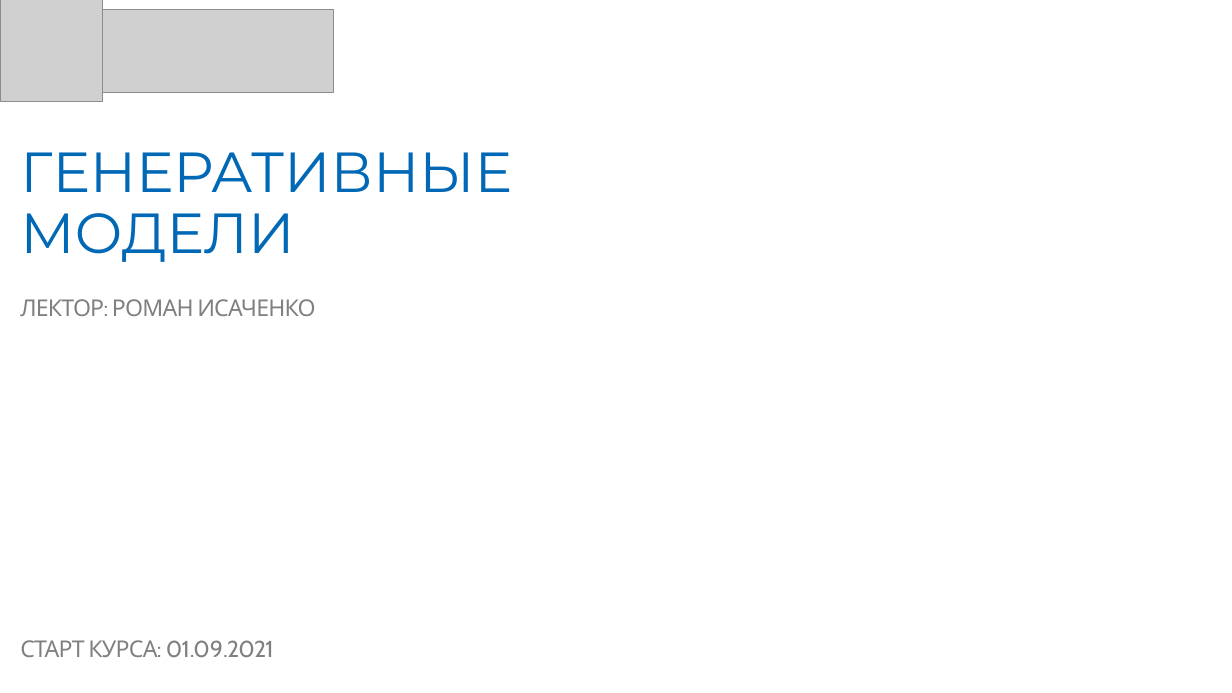
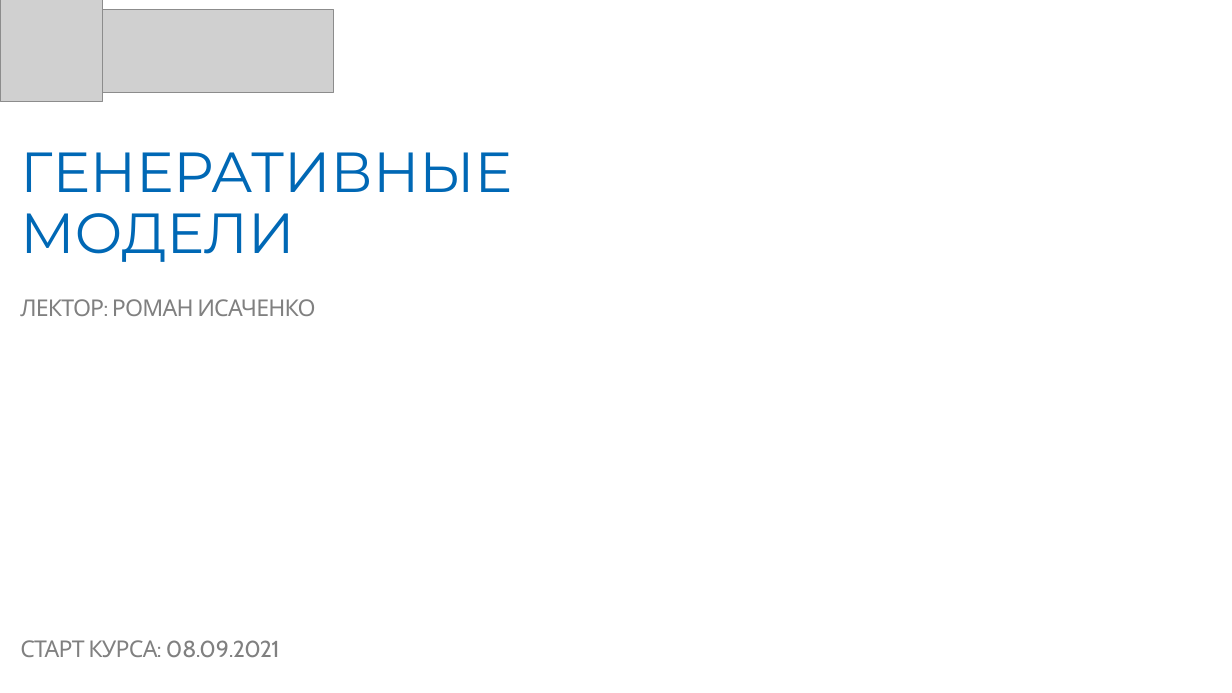
Before and after one commit to r-isachenko/2021-DGM-MIPT-course, a slide deck: slide 1 of intro.pptx. Drawn at 1232x693 pixels with LibreOffice and Linux fonts; fonts in the diff are those of the drawing; grey boxes stand for pictures; background and template pictures are left out. Boxes give left, top, right and bottom in pixels: in the first picture for what was removed or moved away, otherwise in the second. Text is boxed around its words. In the diff, an @@ line names an element or a change of style, - is before the commit and + after.

```diff
--- a/intro.pptx
+++ b/intro.pptx
@@ text at <box>20,640,280,657</box>: text changed @@
-СТАРТ КУРСА: 01.09.2021
+СТАРТ КУРСА: 08.09.2021
```
Also in this commit, not shown: 1 other file.
